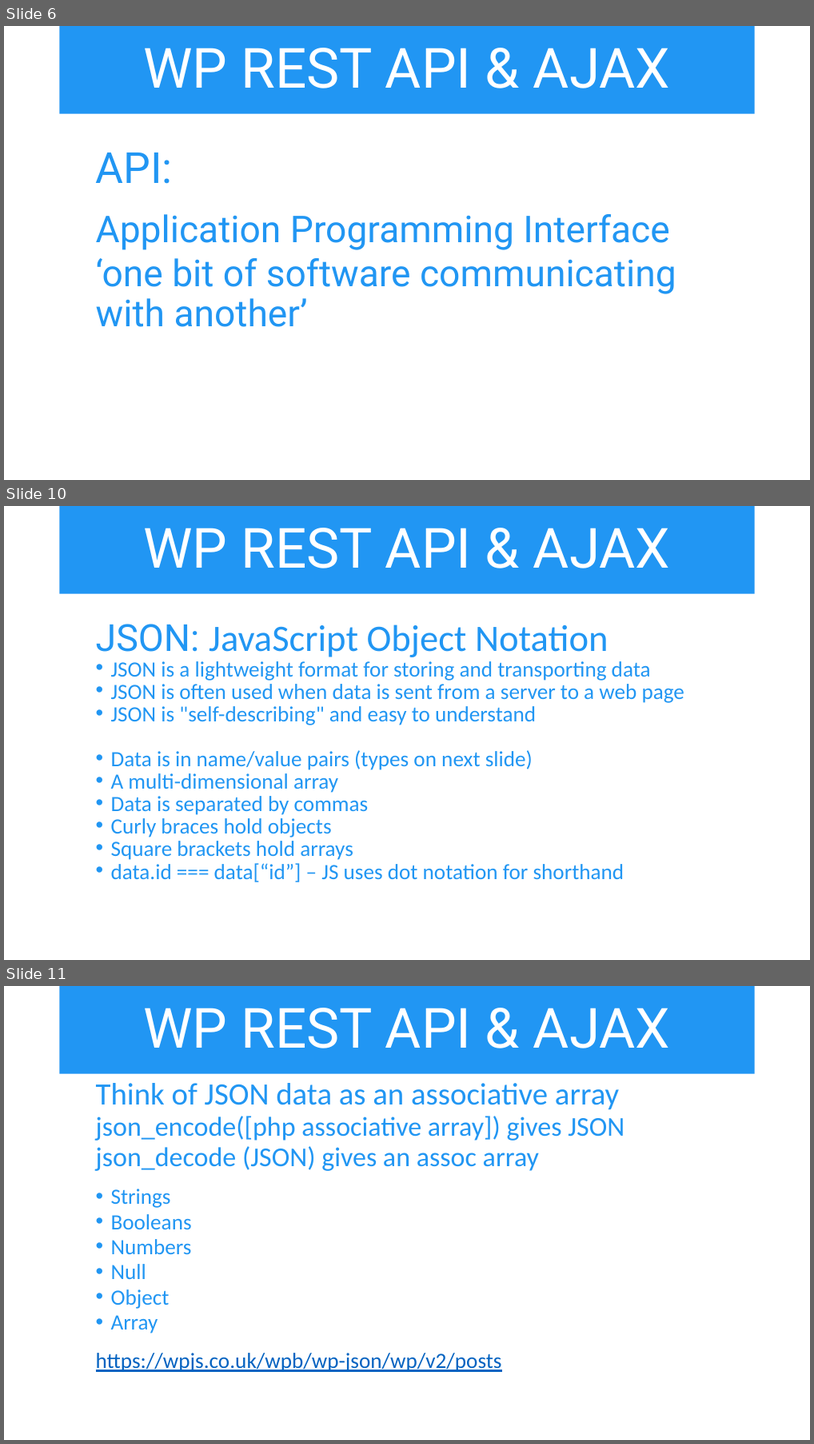
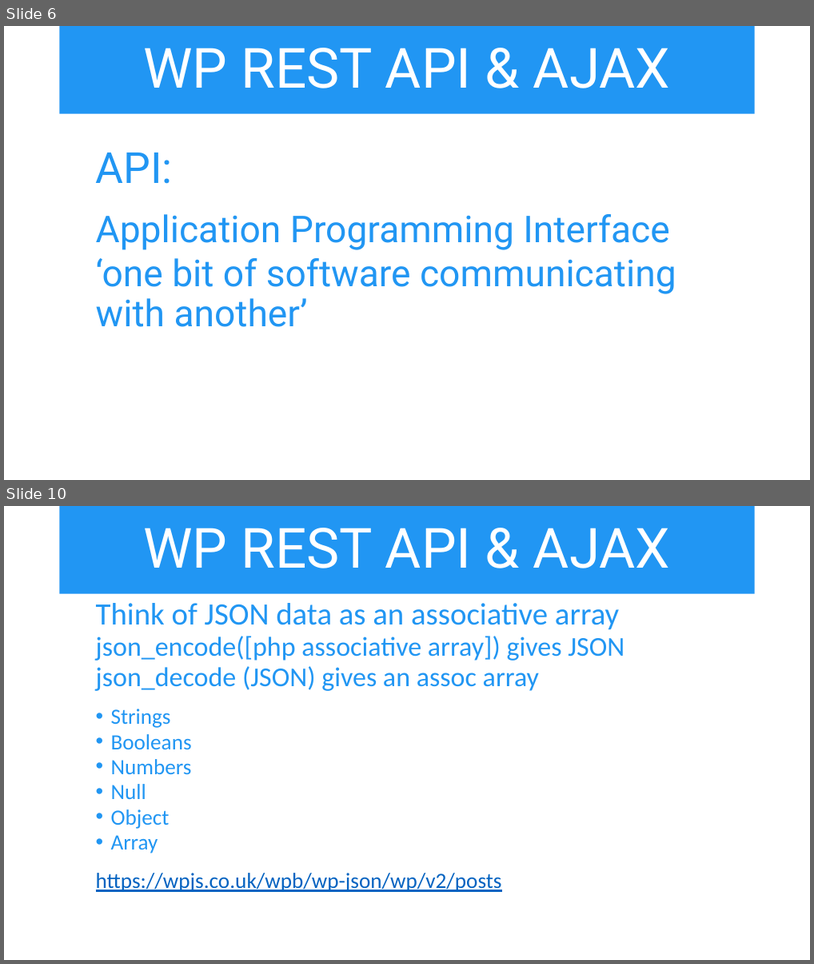
Before and after one commit to iwswordpress/rest, a slide deck: rest-api-workshop.pptx. Shown one above the other, each under a label of ours: slides 6, 10 and 11 before the commit, slides 6 and 10 after it; the slides between them are not shown. The pictures are 814x1444 and 814x964 pixels, drawn with LibreOffice and Linux fonts; fonts in the diff are those of the drawing. Boxes give left, top, right and bottom in pixels: in the first picture for what was removed or moved away, otherwise in the second. Text is boxed around its words. In the diff, an @@ line names an element or a change of style, - is before the commit and + after.

```diff
--- a/rest-api-workshop.pptx
+++ b/rest-api-workshop.pptx
@@ slide 10 removed at bbox=[4, 506, 810, 960], background #FFFFFF @@
@@ title removed at bbox=[60, 506, 755, 594] @@
-WP REST API & AJAX
@@ text removed at bbox=[96, 624, 685, 882] @@
-  JSON: JavaScript Object Notation
-  • JSON is a lightweight format for storing and transporting data
-  • JSON is often used when data is sent from a server to a web page
-  • JSON is "self-describing" and easy to understand
-  • Data is in name/value pairs (types on next slide)
-  • A multi-dimensional array
-  • Data is separated by commas
-  • Curly braces hold objects
-  • Square brackets hold arrays
-  • data.id === data[“id”] – JS uses dot notation for shorthand
@@ what was slide 11 is now slide 10 @@
```
Also in this commit, not shown: 6 slides changed, 8 other files.
